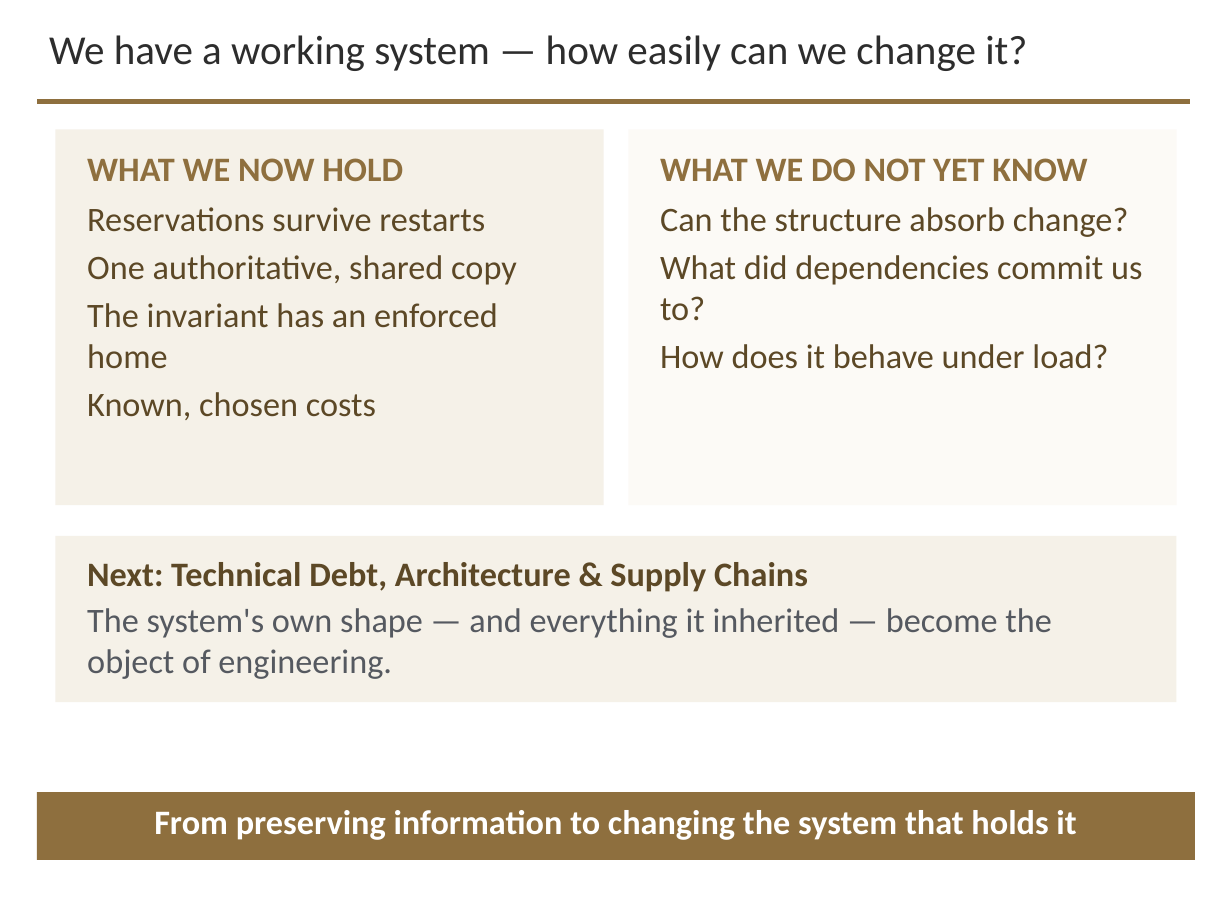
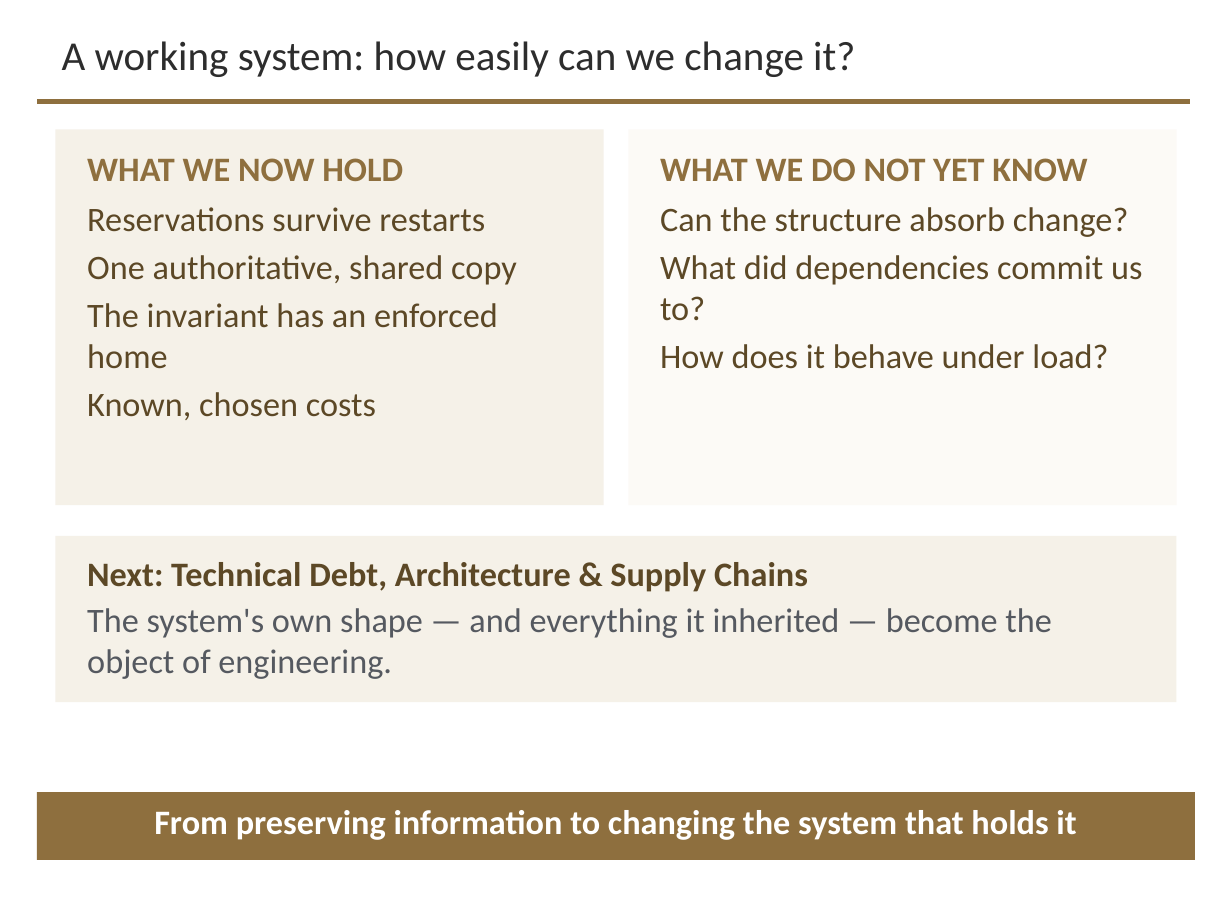
Before and after one commit to davisjam/model-based-agentic-software-engineering, a slide deck: slide 28 of course/lectures/act-3-software-in-the-world/02-compute-environments-and-data-management/3-2-Data-Management.pptx (slide 27 before the commit). Drawn at 1232x924 pixels with LibreOffice and Linux fonts; fonts in the diff are those of the drawing; background and template pictures are left out. Boxes give left, top, right and bottom in pixels: in the first picture for what was removed or moved away, otherwise in the second. Text is boxed around its words. In the diff, an @@ line names an element or a change of style, - is before the commit and + after.

```diff
--- a/course/lectures/act-3-software-in-the-world/02-compute-environments-and-data-management/3-2-Data-Management.pptx
+++ b/course/lectures/act-3-software-in-the-world/02-compute-environments-and-data-management/3-2-Data-Management.pptx
@@ title "A working system: how easily ..." at (62, 41, 855, 77): vertical alignment top to middle @@
@@ title at (62, 41, 855, 77): text changed @@
-We have a working system — how easily can we change it?
+A working system: how easily can we change it?
```
Also in this commit, not shown: 26 other slides changed, 1 slide added.
